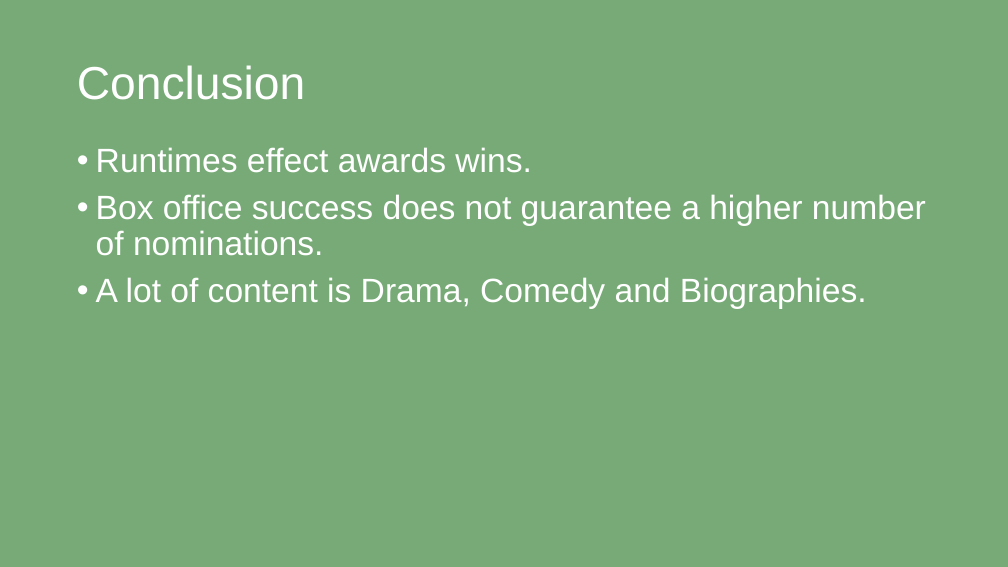
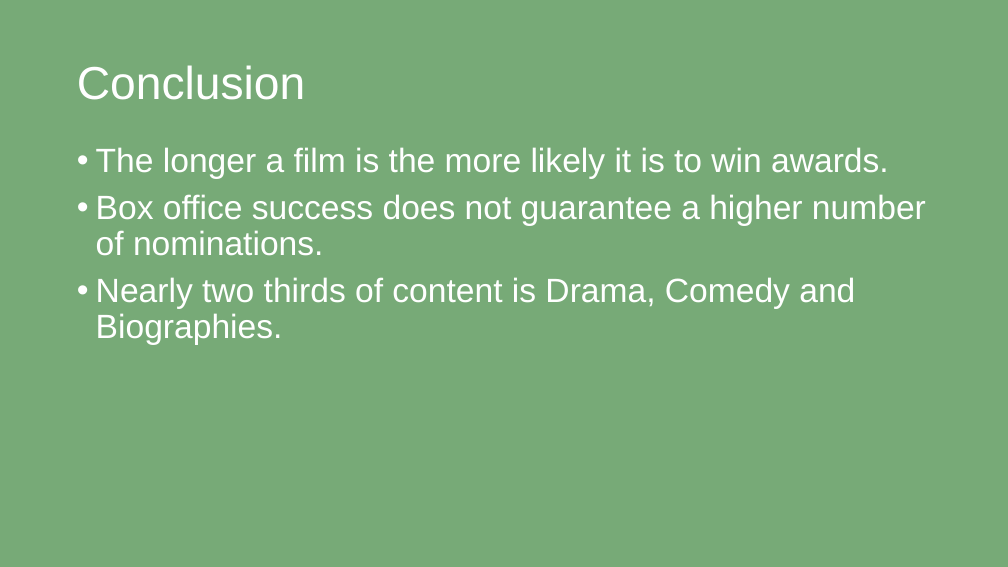
Before and after one commit to dtoshm/data_project_eight, a slide deck: slide 5 of movie_presentation.pptx. Drawn at 1008x567 pixels with LibreOffice and Linux fonts; fonts in the diff are those of the drawing. Boxes give left, top, right and bottom in pixels: in the first picture for what was removed or moved away, otherwise in the second. Text is boxed around its words. In the diff, an @@ line names an element or a change of style, - is before the commit and + after.

```diff
--- a/movie_presentation.pptx
+++ b/movie_presentation.pptx
@@ text at (96, 147, 889, 179): text changed @@
-• Runtimes effect awards wins.
+• The longer a film is the more likely it is to win awards.
@@ text at (96, 277, 855, 345): text changed @@
-• A lot of content is Drama, Comedy and Biographies.
+• Nearly two thirds of content is Drama, Comedy and Biographies.
```
Also in this commit, not shown: 2 other files.
